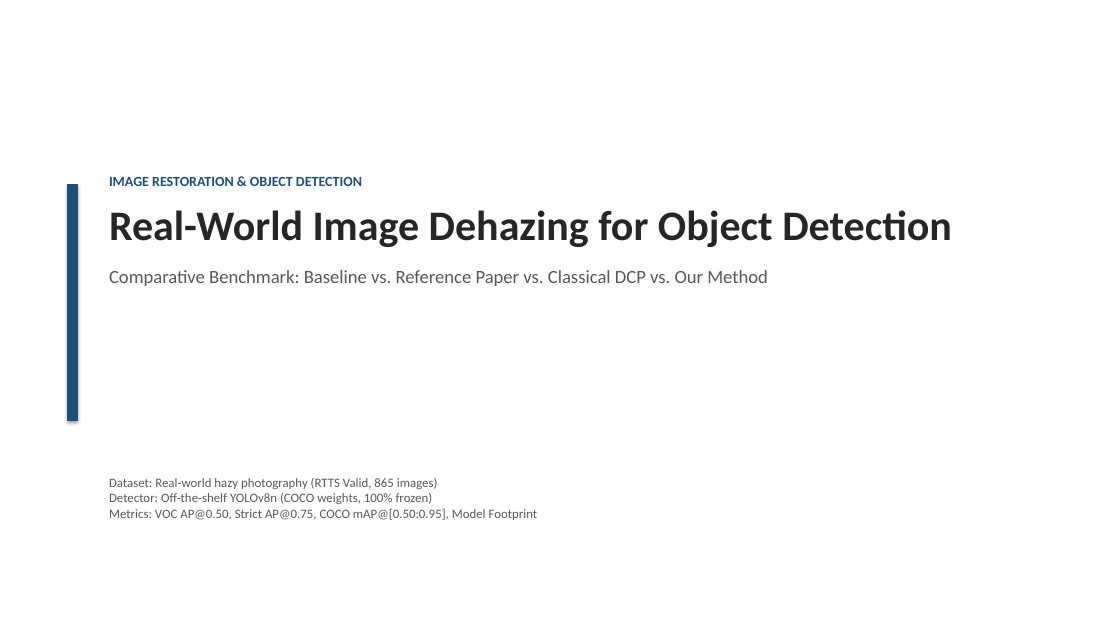
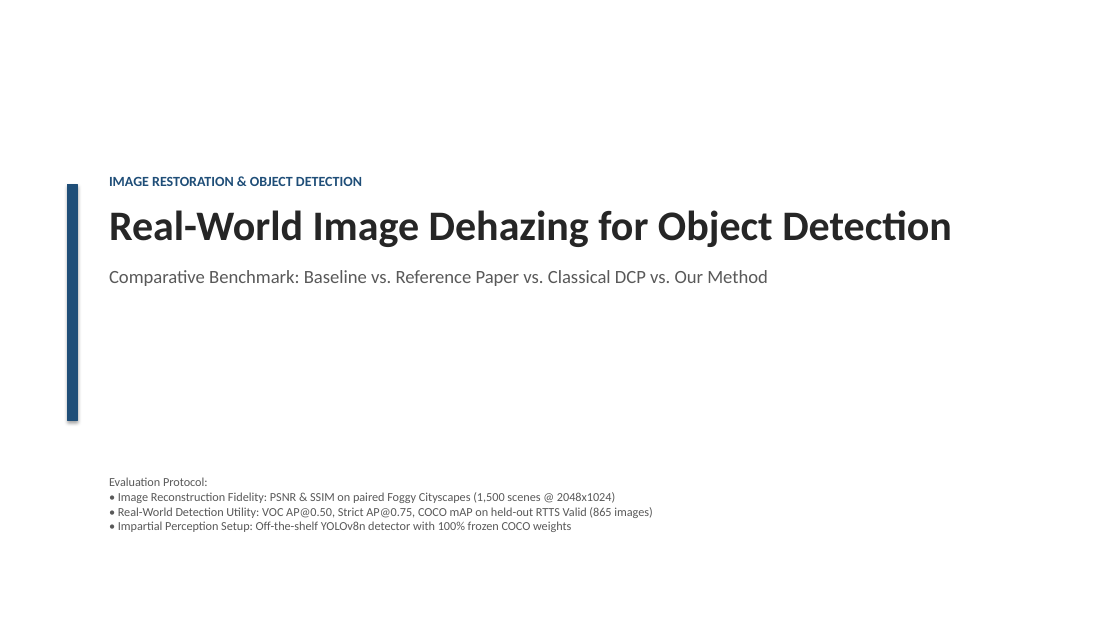
Before and after one commit to Somebody31/IP_Project, a slide deck: slide 1 of docs/reports/presentation.pptx. Drawn at 1120x630 pixels with LibreOffice and Linux fonts; fonts in the diff are those of the drawing. Boxes give left, top, right and bottom in pixels: in the first picture for what was removed or moved away, otherwise in the second. Text is boxed around its words. In the diff, an @@ line names an element or a change of style, - is before the commit and + after.

Commit message:
docs: include PSNR and SSIM benchmarks across all presentation slides and artifacts

```diff
--- a/docs/reports/presentation.pptx
+++ b/docs/reports/presentation.pptx
@@ text at [109, 477, 652, 532]: text changed; size 11 to 10.5 pt @@
-Dataset: Real-world hazy photography (RTTS Valid, 865 images)
-Detector: Off-the-shelf YOLOv8n (COCO weights, 100% frozen)
-Metrics: VOC AP@0.50, Strict AP@0.75, COCO mAP@[0.50:0.95], Model Footprint
+Evaluation Protocol:
+• Image Reconstruction Fidelity: PSNR & SSIM on paired Foggy Cityscapes (1,500 scenes @ 2048x1024)
+• Real-World Detection Utility: VOC AP@0.50, Strict AP@0.75, COCO mAP on held-out RTTS Valid (865 images)
+• Impartial Perception Setup: Off-the-shelf YOLOv8n detector with 100% frozen COCO weights
```
Also in this commit, not shown: 4 other slides changed, 2 other files.
